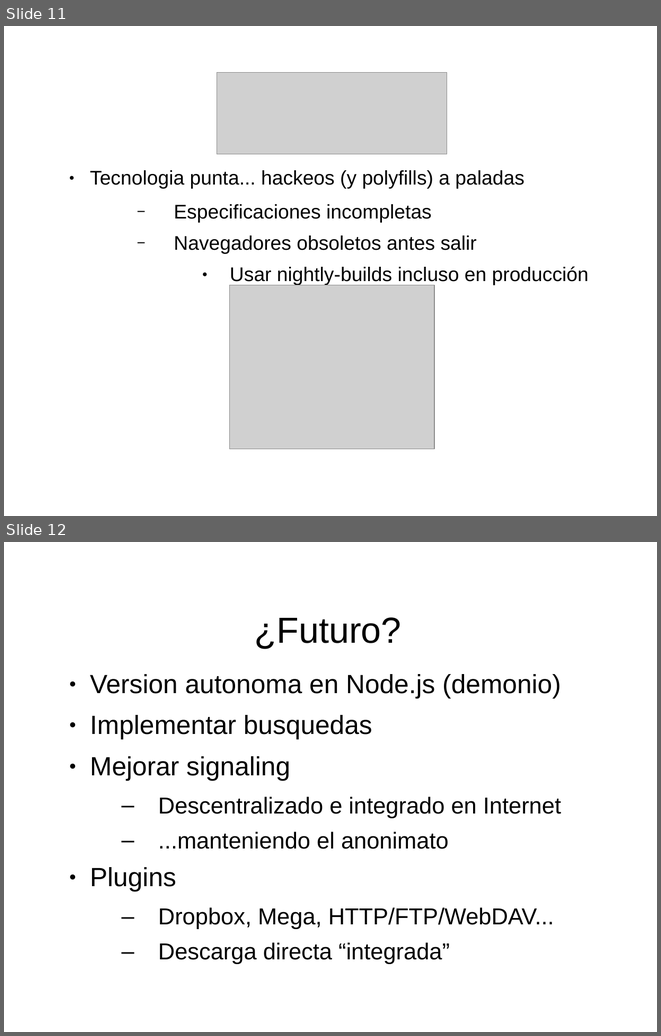
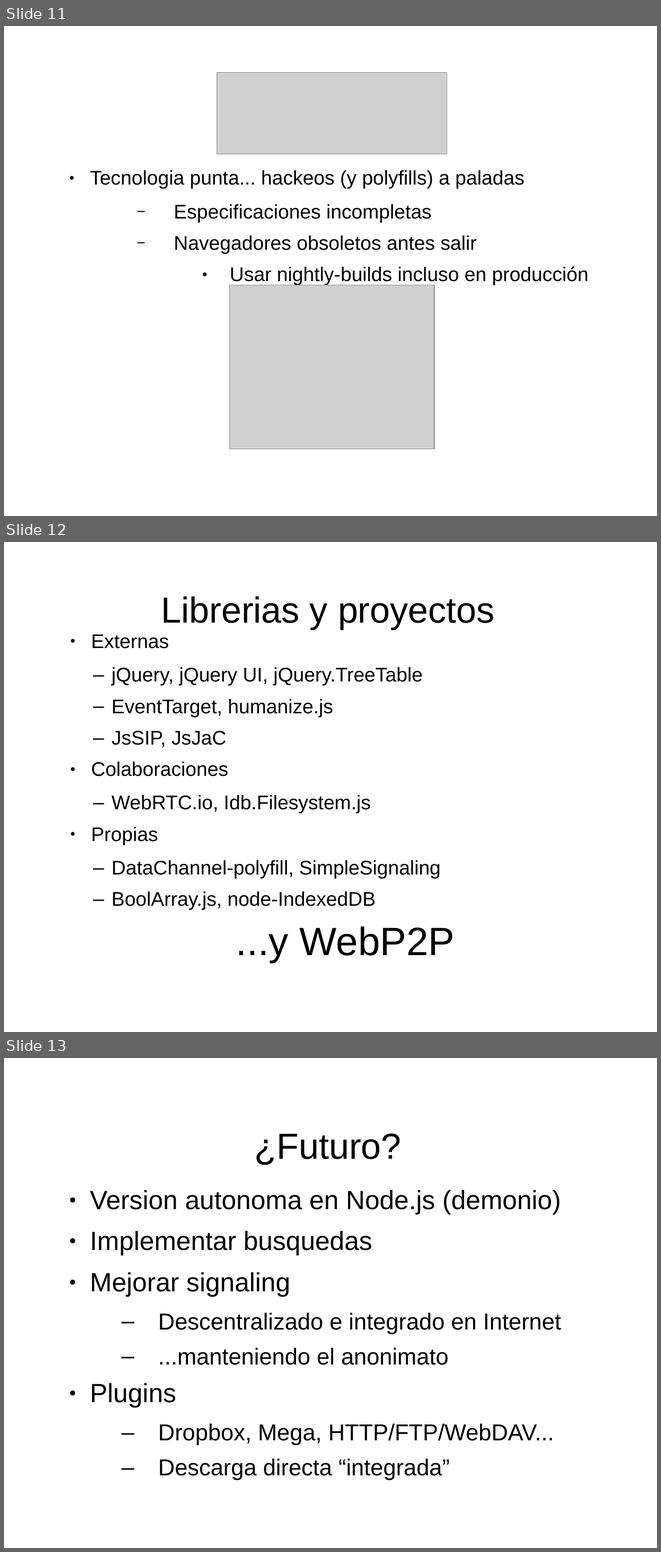
Before and after one commit to dysbulic/ShareIt, a slide deck: doc/ShareIt!.odp. Shown one above the other, each under a label of ours: slides 11 and 12 before the commit, slides 11, 12 and 13 after it. The pictures are 661x1036 and 661x1552 pixels, drawn with LibreOffice and Linux fonts; fonts in the diff are those of the drawing; grey boxes stand for pictures; background and template pictures are left out. Boxes give left, top, right and bottom in pixels: in the first picture for what was removed or moved away, otherwise in the second. Text is boxed around its words. In the diff, an @@ line names an element or a change of style, - is before the commit and + after.

Commit message:
Added libraries to the presentation

```diff
--- a/doc/ShareIt!.odp
+++ b/doc/ShareIt!.odp
@@ slide 12 added at (x1=4, y1=542, x2=657, y2=1032), background picture (left out) @@
@@ title added at (x1=161, y1=596, x2=495, y2=629), 44 pt, text #000000 @@
+Librerias y proyectos
@@ text added at (x1=91, y1=634, x2=454, y2=962), 24 pt, text #000000 @@
+● Externas
+  – jQuery, jQuery UI, jQuery.TreeTable
+  – EventTarget, humanize.js
+  – JsSIP, JsJaC
+● Colaboraciones
+  – WebRTC.io, Idb.Filesystem.js
+● Propias
+  – DataChannel-polyfill, SimpleSignaling
+  – BoolArray.js, node-IndexedDB
+...y WebP2P
@@ what was slide 12 is now slide 13 @@
```
